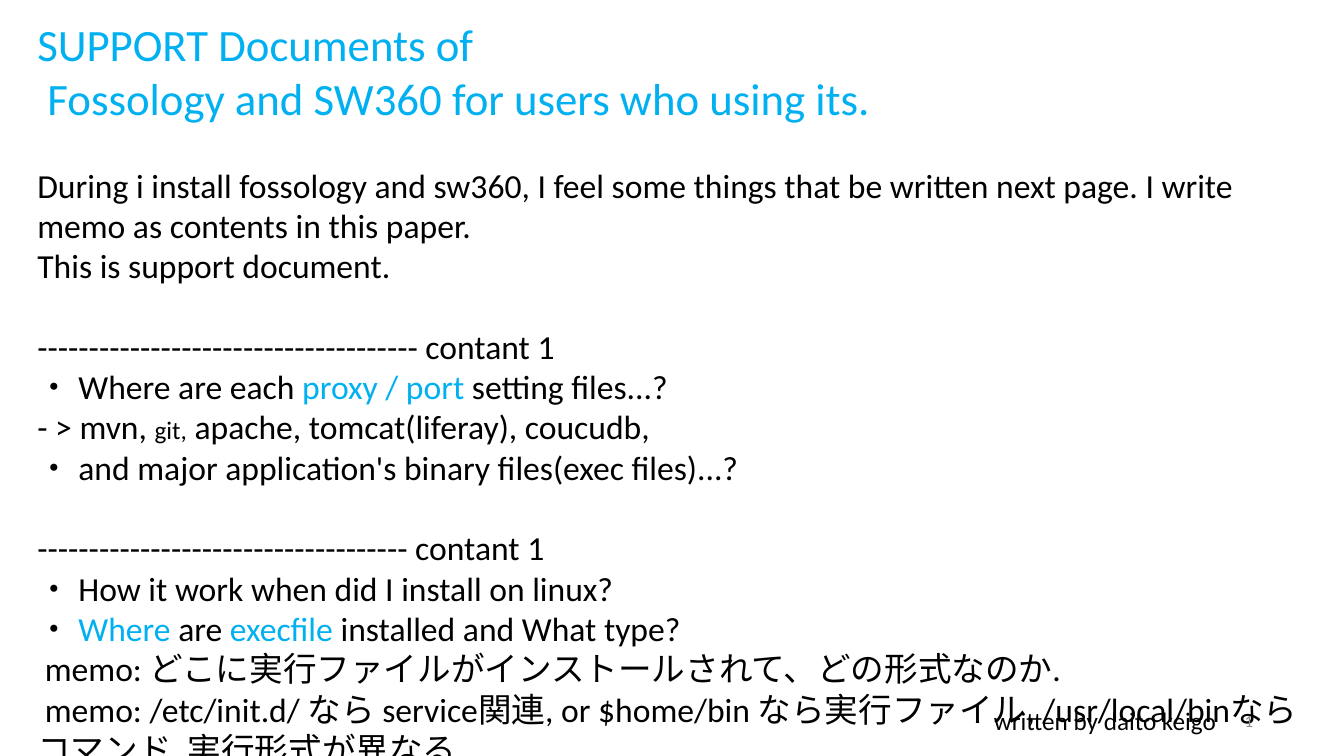
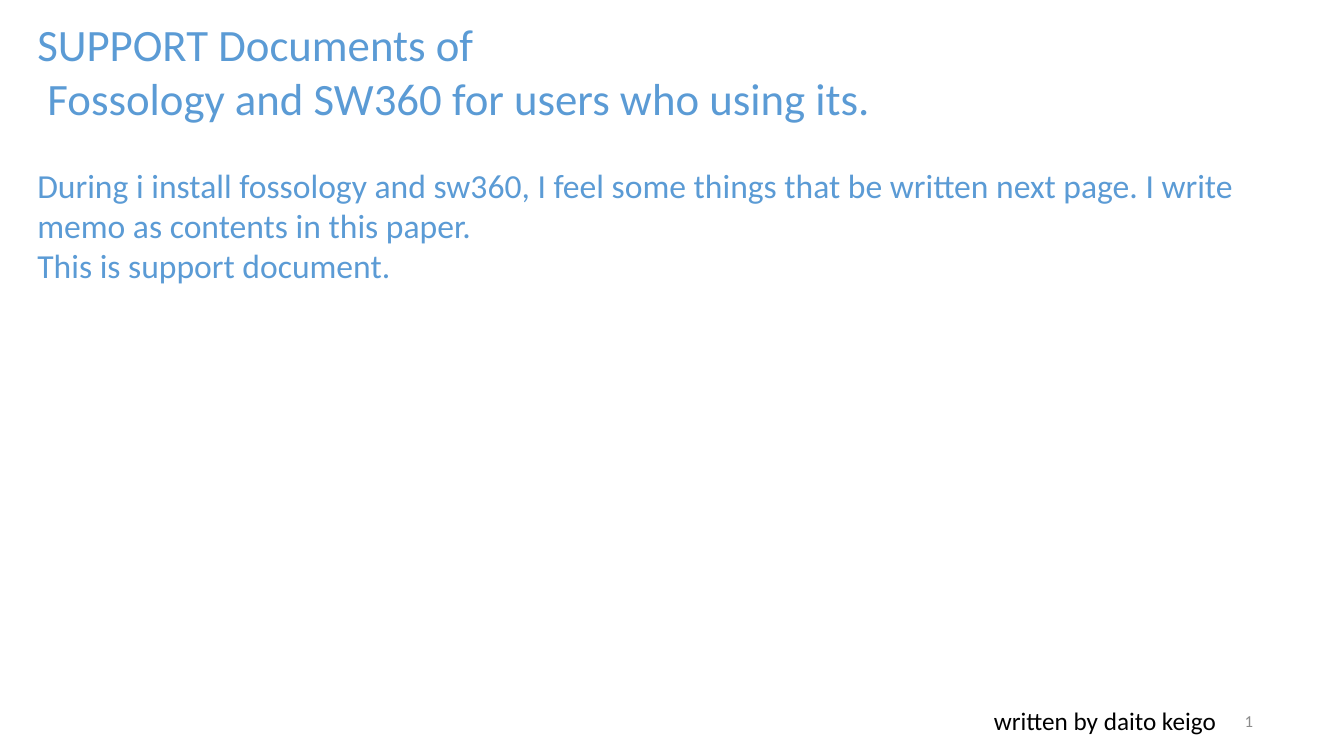
Before and after one commit to daito2223653/document, a slide deck: slide 1 of sub.pptx. Drawn at 1344x756 pixels with LibreOffice and Linux fonts; fonts in the diff are those of the drawing. Boxes give left, top, right and bottom in pixels: in the first picture for what was removed or moved away, otherwise in the second. Text is boxed around its words. In the diff, an @@ line names an element or a change of style, - is before the commit and + after.

```diff
--- a/sub.pptx
+++ b/sub.pptx
@@ text "SUPPORT Documents of" at bbox=[37, 30, 1233, 284]: text colour #00B0F0 to #5B9BD5 in "SUPPORT Documents of", "Fossology and SW360 for users who using ..."; text colour #000000 to #5B9BD5 in "During i install fossology and sw360, I ...", "This is support document." @@
@@ text at bbox=[37, 337, 1297, 730]: paragraphs removed @@
-------------------------------------- contant 1
-・ Where are each proxy / port setting files...?
-- > mvn, git, apache, tomcat(liferay), coucudb,
-・ and major application's binary files(exec files)...?
------------------------------------- contant 1
-・ How it work when did I install on linux?
-・ Where are execfile installed and What type?
-memo: どこに実行ファイルがインストールされて、どの形式なのか.
-memo: /etc/init.d/ なら service関連, or $home/bin なら実行ファイル, /usr/local/binならコマンド. 実行形式が異なる.
```
Also in this commit, not shown: 7 other slides changed, 1 slide added, 2 slides removed.
